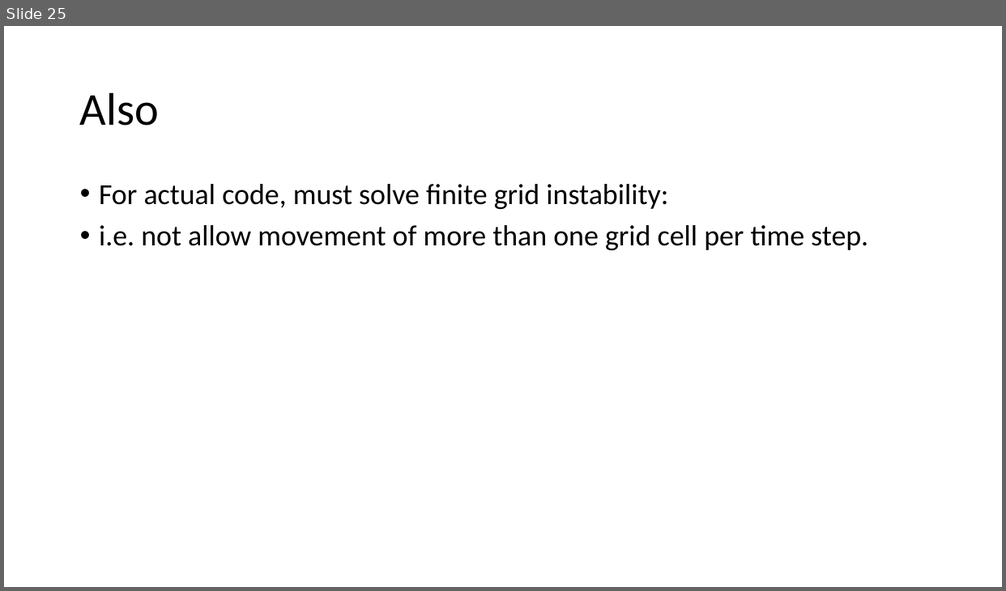
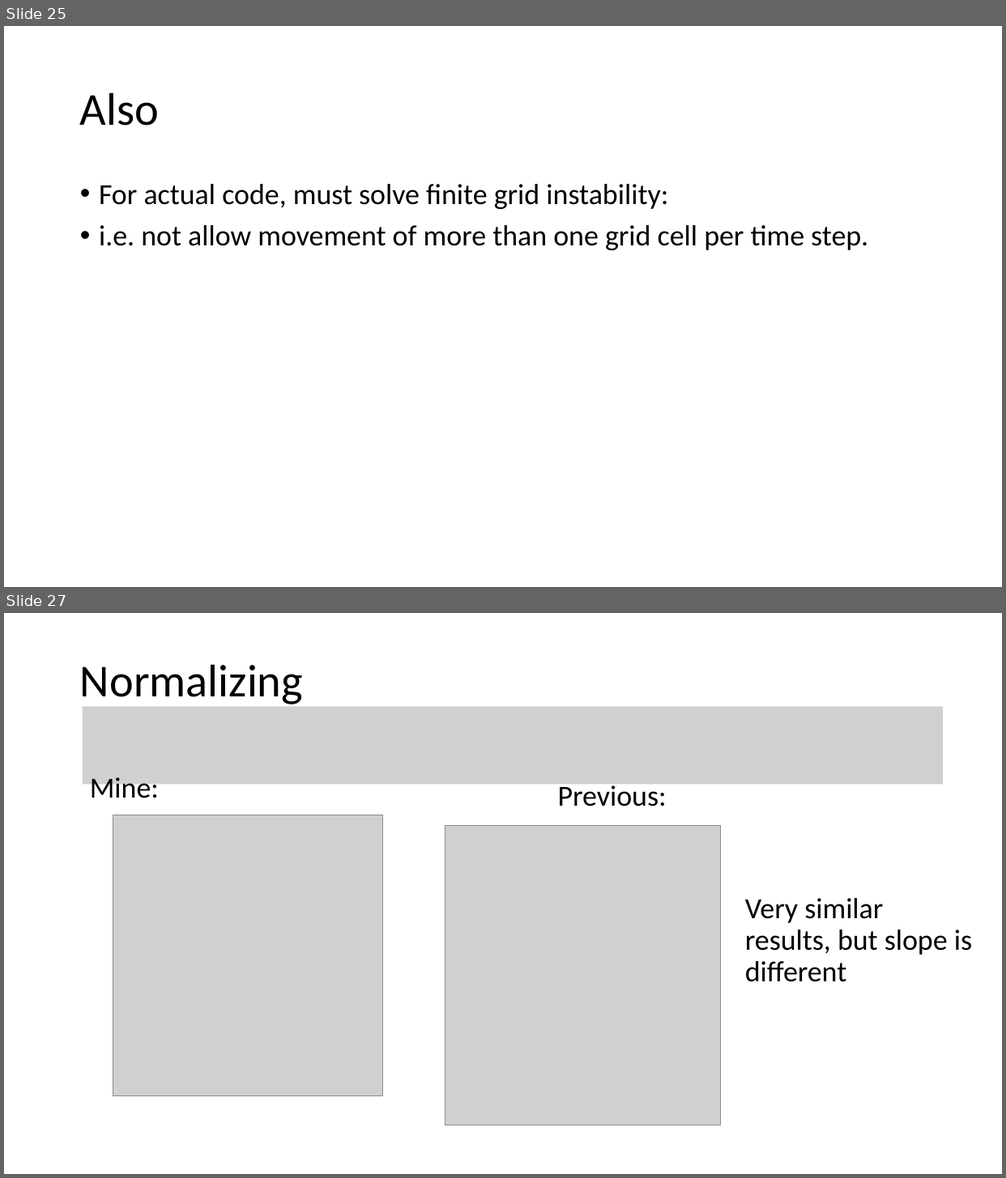
Before and after one commit to j0fri/FYP, a slide deck: MATLAB/Matlab implementation.pptx. Shown one above the other, each under a label of ours: slide 25 before the commit, slides 25 and 27 after it; the slides between them are not shown. The pictures are 1006x591 and 1006x1178 pixels, drawn with LibreOffice and Linux fonts; fonts in the diff are those of the drawing; grey boxes stand for pictures. Boxes give left, top, right and bottom in pixels: in the first picture for what was removed or moved away, otherwise in the second. Text is boxed around its words. In the diff, an @@ line names an element or a change of style, - is before the commit and + after.

```diff
--- a/MATLAB/Matlab implementation.pptx
+++ b/MATLAB/Matlab implementation.pptx
@@ slide 27 added at [4, 613, 1002, 1174], background #FFFFFF @@
@@ title added at [80, 664, 303, 705], 44 pt, text #000000 @@
+Normalizing
@@ picture added at [83, 707, 944, 785] @@
@@ text added at [90, 777, 159, 805], 28 pt, text #000000 @@
+Mine:
@@ text added at [558, 781, 667, 807], 28 pt, text #000000 @@
+Previous:
@@ picture added at [113, 815, 383, 1097] @@
@@ picture added at [445, 825, 720, 1126] @@
@@ text added at [745, 898, 972, 982], 28 pt, text #000000 @@
+Very similar results, but slope is different
```
Also in this commit, not shown: 2 other slides added, 1 other file.
